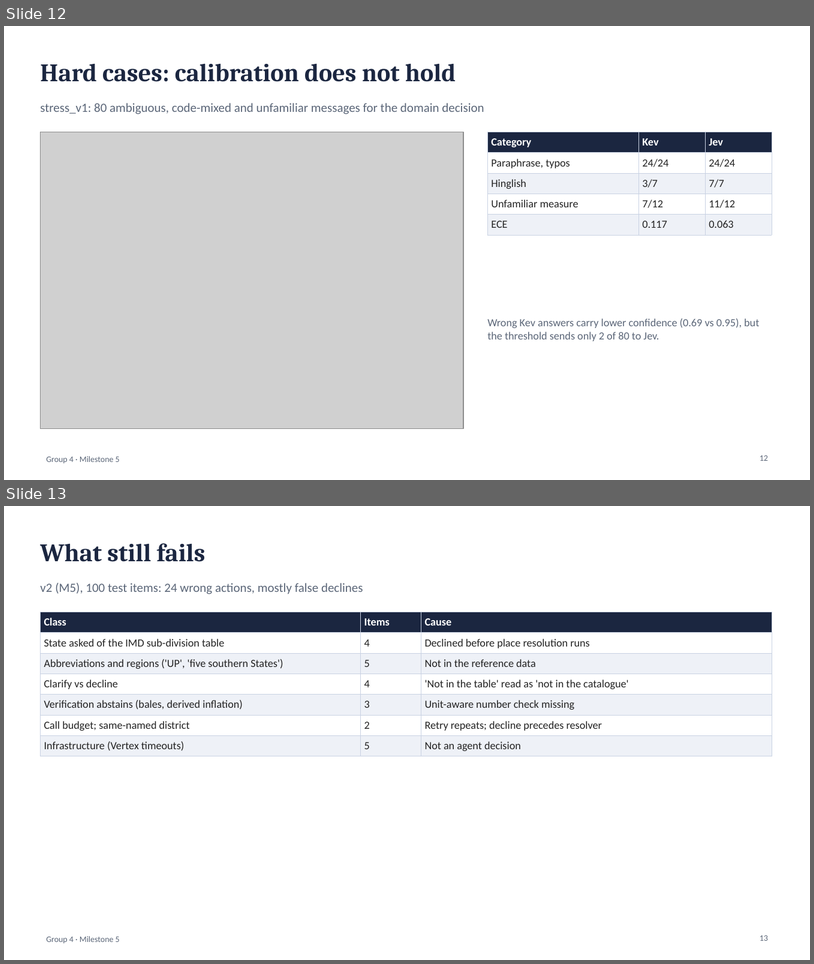
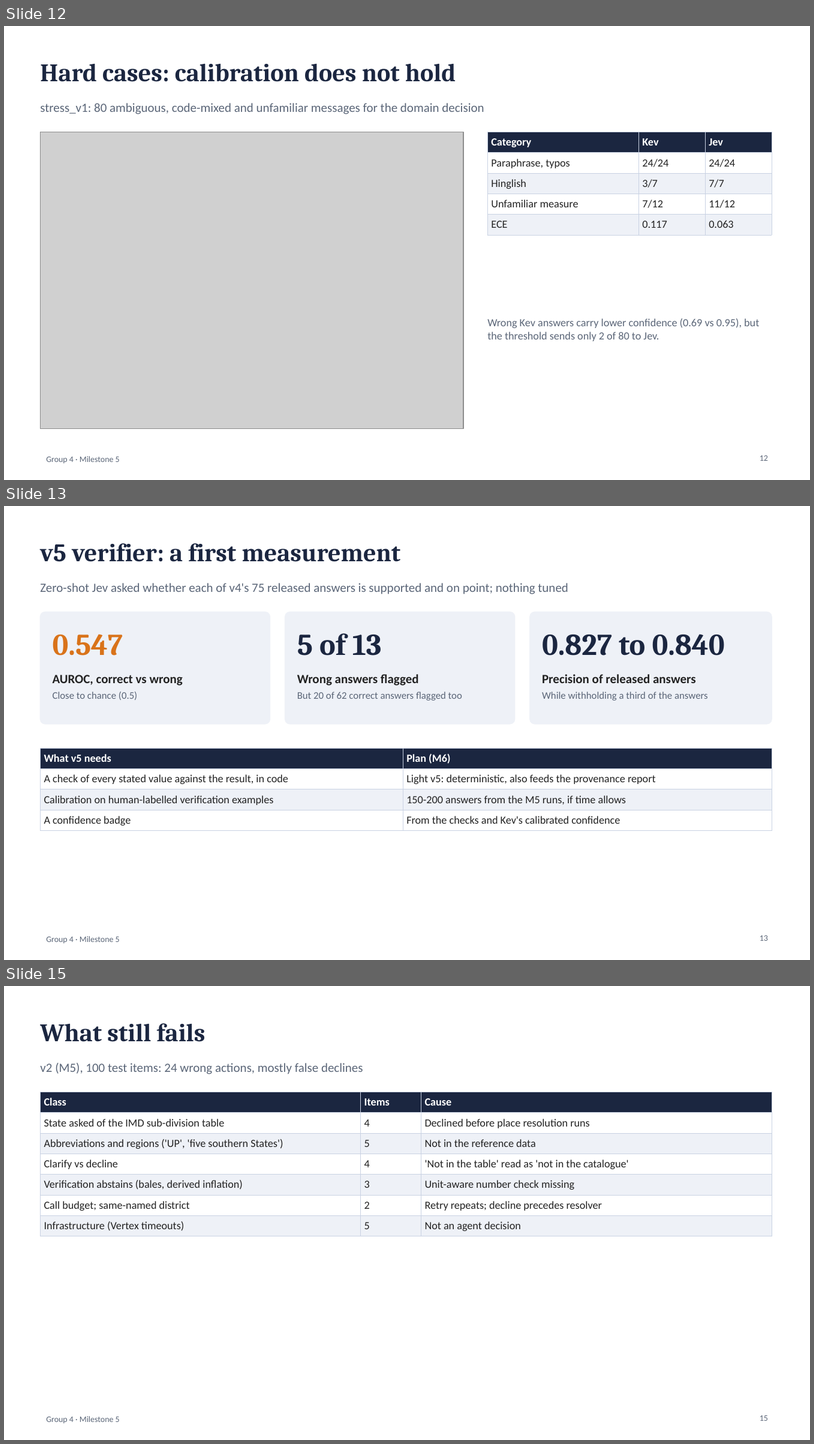
Before and after one commit to sathyaIITM/Group-4-DS-and-AI-Lab-Project, a slide deck: docs/milestones/Milestone5_TA_Presentation.pptx. Shown one above the other, each under a label of ours: slides 12 and 13 before the commit, slides 12, 13 and 15 after it; the slides between them are not shown. The pictures are 814x964 and 814x1444 pixels, drawn with LibreOffice and Linux fonts; fonts in the diff are those of the drawing; grey boxes stand for pictures. Boxes give left, top, right and bottom in pixels: in the first picture for what was removed or moved away, otherwise in the second. Text is boxed around its words. In the diff, an @@ line names an element or a change of style, - is before the commit and + after.

Commit message:
DOCS: Milestone 5 report final: summary, two runs of v3 and v4, attribution of the v3-to-v4 difference, v5 first measurement, clarification and in-agent calibration analyses, M6 priorities; deck with two new slides; parity protocol outcome

```diff
--- a/docs/milestones/Milestone5_TA_Presentation.pptx
+++ b/docs/milestones/Milestone5_TA_Presentation.pptx
@@ slide 13 added at [4, 506, 810, 960], background #FFFFFF; not listed: 1 template element that a slide beside it also shows @@
@@ text added at [40, 543, 401, 562], 30 pt, text #1B2640, bold @@
+v5 verifier: a first measurement
@@ text added at [40, 583, 569, 594], 15 pt, text #5B6678 @@
+Zero-shot Jev asked whether each of v4's 75 released answers is supported and on point; nothing tuned
@@ rounded rectangle added at [40, 612, 270, 724], fill #EEF1F7, outline #EEF1F7 1 pt @@
@@ rounded rectangle added at [285, 612, 515, 724], fill #EEF1F7, outline #EEF1F7 1 pt @@
@@ rounded rectangle added at [530, 612, 772, 724], fill #EEF1F7, outline #EEF1F7 1 pt @@
@@ text added at [53, 634, 123, 655], 36 pt, text #D9731A, bold @@
+0.547
@@ text added at [297, 633, 382, 655], 36 pt, text #1B2640, bold @@
+5 of 13
@@ text added at [542, 634, 725, 655], 36 pt, text #1B2640, bold @@
+0.827 to 0.840
@@ text added at [53, 675, 183, 685], 15 pt, text #222222, bold @@
+AUROC, correct vs wrong
@@ text added at [297, 674, 419, 685], 15 pt, text #222222, bold @@
+Wrong answers flagged
@@ text added at [542, 674, 696, 683], 15 pt, text #222222, bold @@
+Precision of released answers
@@ text added at [53, 691, 137, 700], 12 pt, text #5B6678 @@
+Close to chance (0.5)
@@ text added at [297, 691, 462, 700], 12 pt, text #5B6678 @@
+But 20 of 62 correct answers flagged too
@@ text added at [542, 691, 708, 700], 12 pt, text #5B6678 @@
+While withholding a third of the answers
@@ table added at [40, 748, 772, 828], 4 rows, 2 columns @@
+What v5 needs | Plan (M6)
+A check of every stated value against the result, in code | Light v5: deterministic, also feeds the provenance report
+Calibration on human-labelled verification examples | 150-200 answers from the M5 runs, if time allows
+A confidence badge | From the checks and Kev's calibrated confidence
@@ page number added at [760, 935, 768, 940], 10 pt, text #5B6678 @@
+13
@@ what was slide 13 is now slide 15 @@
```
Also in this commit, not shown: 5 slides changed, 1 other slide added, 39 other files.
